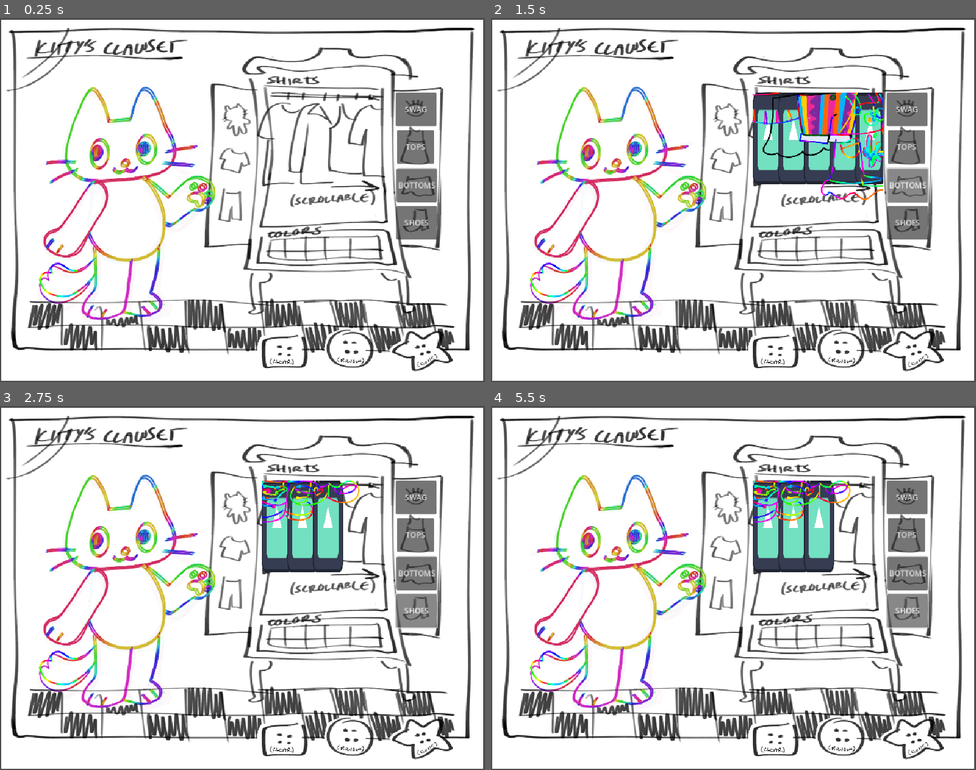
Above: before the commit, frames 1-4 (two rows, left to right).
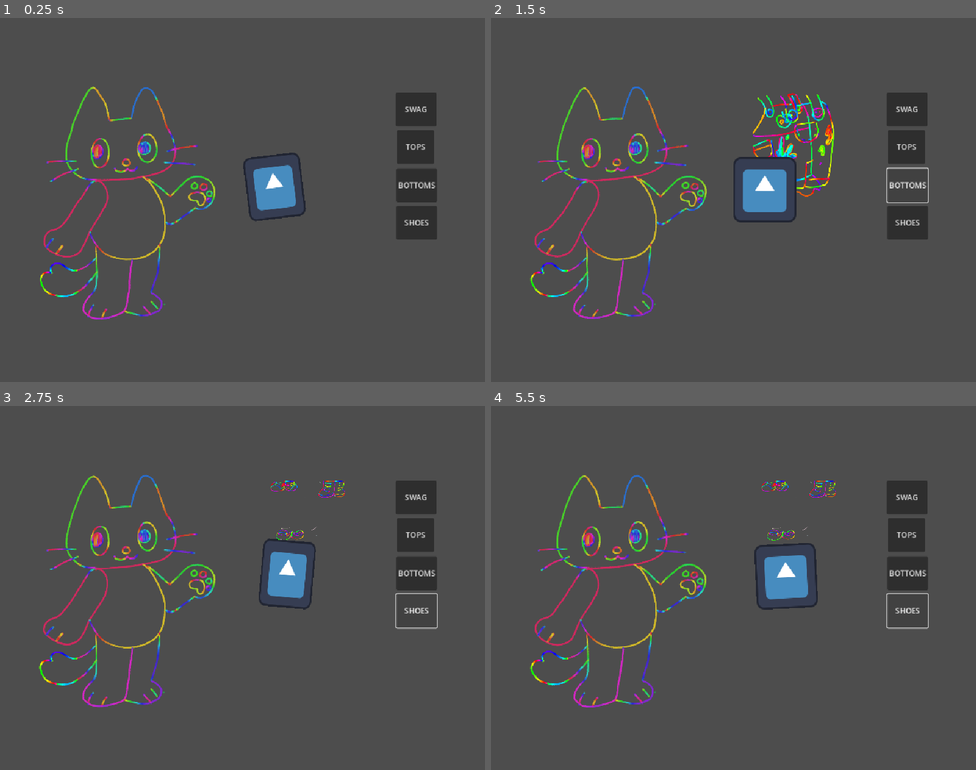
Above: after the commit, the same moments.

Repository: klon0a/girlsgame
Game: Godot game, scene res://main.tscn
Same seed, same stepped clock (60 frames per second), same inputs: the game is played once before the commit and once after it. The engine's default icon, where the game draws it, is replaced by a stand-in: a white triangle on a blue panel in a dark square.
Inputs:
- Up to frame 1 (0.25 s): no input
- Up to frame 2 (1.5 s): click "TOPS" at 0.5 s; click "BOTTOMS" at 1.25 s
- Up to frame 3 (2.75 s): click "SHOES" at 2 s
- Up to frame 4 (5.5 s): click "SWAG" at 2.75 s; click "TOPS" at 3.5 s; click "BOTTOMS" at 4.25 s; click "SHOES" at 5 s

The runs differ from the first frame. In frame 1, 90% of the frame differs, in the area x 0-100%, y 0-100%; in frame 2, 89%; in frame 3, 89%; in frame 4, 89%.

Commit message:
closet changes

Diff:
--- a/closet_shelves.gd
+++ b/closet_shelves.gd
@@ -1,5 +1,32 @@
 extends GridContainer
 class_name ClosetShelves
 
+@export var original_shelf_item : CoatHanger
+
+@onready var item_parent: GridContainer = self
+
+
+var shelf_items = []
+
+func _ready() -> void:
+	item_parent.remove_child(original_shelf_item);
+	pass
+
+func create_items(count : int):
+	for i in range(count):
+		var item_duplicate = original_shelf_item.duplicate()
+		shelf_items.append(item_duplicate)
+		item_parent.add_child(item_duplicate)
+		pass
+	pass
+
 func populate_shelves(_clothes_to_spawn : Array[PackedScene]):
+	for item : CoatHanger in shelf_items:
+		item.queue_free()
+	shelf_items = []
+
+	create_items(_clothes_to_spawn.size())
+
+	for i in range(_clothes_to_spawn.size()):
+		shelf_items[i].set_garment(_clothes_to_spawn[i])
 	pass
--- a/coat_hanger.gd
+++ b/coat_hanger.gd
@@ -2,13 +2,14 @@
 class_name CoatHanger
 
 var garment : Node2D
-
+@export var attach_point : Node2D
+@export_range(0.0, 1.0) var item_scale : float
 
 func set_garment(new_garment : PackedScene):
 	if garment != null:
 		garment.queue_free()
 	var instantiated_garment : Garment = new_garment.instantiate()
 	add_child(instantiated_garment)
-	instantiated_garment.scale = Vector2.ONE * 0.25
-	instantiated_garment.position = global_position - instantiated_garment.hang_point.global_position
+	instantiated_garment.scale = Vector2.ONE * item_scale
+	instantiated_garment.position = attach_point.global_position - instantiated_garment.hang_point.global_position
 	garment = instantiated_garment
--- /dev/null
+++ b/lineboil.gdshader
@@ -0,0 +1,21 @@
+shader_type canvas_item;
+uniform vec2 offset_amp = vec2(0.05);
+uniform sampler2D noise_texture;
+uniform float fps = 12.0;
+uniform vec2 tex_scale = vec2(3.0);
+
+float random (vec2 uv) {
+    return fract(sin(dot(uv.xy,
+        vec2(12.9898,78.233))) * 43758.5453123);
+}
+
+void fragment(){
+	float quant_time = round(TIME * fps);
+	vec2 texture_off = vec2(random(vec2(0.0, quant_time)), random(vec2(quant_time,0.0)));
+	vec2 noise_coord = (SCREEN_UV + texture_off) * tex_scale;
+	noise_coord.x = mod(noise_coord.x, 1.0);
+	noise_coord.y = mod(noise_coord.y, 1.0);
+	vec2 random_off = texture(noise_texture, noise_coord).rg - vec2(0.5);
+	COLOR = texture(TEXTURE, UV + random_off * offset_amp);
+	//vec2 random_offset = random(vec2(0.0, TIME))
+}
--- a/main.tscn
+++ b/main.tscn
@@ -1,29 +1,35 @@
-[gd_scene load_steps=27 format=3 uid="uid://dl6klrmnq36k7"]
+[gd_scene load_steps=36 format=3 uid="uid://dl6klrmnq36k7"]
 
 [ext_resource type="Texture2D" uid="uid://725v5mub0h7y" path="res://UI + Sprites/ui-mockup.png" id="1_ig7tw"]
-[ext_resource type="Script" path="res://kitty.gd" id="2_0xm2m"]
+[ext_resource type="Script" uid="uid://codila2y246ek" path="res://kitty.gd" id="2_0xm2m"]
 [ext_resource type="Script" uid="uid://c2l851gwr26t8" path="res://closet_scroll.gd" id="2_h2yge"]
-[ext_resource type="Script" path="res://ui_closet.gd" id="2_vivmo"]
-[ext_resource type="Script" path="res://coat_hanger.gd" id="3_7mycd"]
+[ext_resource type="Script" uid="uid://28stpxi8f5it" path="res://ui_closet.gd" id="2_vivmo"]
+[ext_resource type="Script" uid="uid://ddpc3guh275hc" path="res://coat_hanger.gd" id="3_7mycd"]
 [ext_resource type="PackedScene" uid="uid://dgicmg7dxudql" path="res://Clothes Scenes/bottom_keypants.tscn" id="3_vivmo"]
 [ext_resource type="PackedScene" uid="uid://de780hne3m2i" path="res://Clothes Scenes/bottom_longskirt.tscn" id="4_2cqfq"]
 [ext_resource type="Shader" uid="uid://da1p57i6u6pl5" path="res://recolor.gdshader" id="4_lquwl"]
 [ext_resource type="Texture2D" uid="uid://56eis13n6i4a" path="res://icon.svg" id="5_7mycd"]
 [ext_resource type="PackedScene" uid="uid://bk0x6pgx0glx3" path="res://Clothes Scenes/bottom_miniskirt.tscn" id="5_yaehf"]
 [ext_resource type="PackedScene" uid="uid://twh7e8iih2ys" path="res://Clothes Scenes/top_openbuttonup.tscn" id="6_1u8w0"]
-[ext_resource type="PackedScene" uid="uid://b13brkulrr03" path="res://Clothes Scenes/bottom_pants.tscn" id="6_074og"]
+[ext_resource type="PackedScene" path="res://Clothes Scenes/bottom_pants.tscn" id="6_074og"]
 [ext_resource type="PackedScene" uid="uid://bc576clwibeve" path="res://Clothes Scenes/top_poofyshirt.tscn" id="7_0odxb"]
 [ext_resource type="Texture2D" uid="uid://dwrrufw2dercl" path="res://Assets + Clothes/assets/placeholder/fullbody-kitty-rainbow.png" id="7_272bh"]
 [ext_resource type="PackedScene" uid="uid://cuqvx7qto160y" path="res://Clothes Scenes/shoe_boots.tscn" id="7_cegan"]
 [ext_resource type="PackedScene" uid="uid://cy5y14wa8uqak" path="res://Clothes Scenes/shoe_clogs.tscn" id="8_82xsv"]
 [ext_resource type="PackedScene" uid="uid://bd3ta75h2yfj8" path="res://Clothes Scenes/top_mouseyshirt.tscn" id="8_lswn8"]
-[ext_resource type="PackedScene" uid="uid://chsaoye1hyasr" path="res://Clothes Scenes/top_dress.tscn" id="9_getpj"]
+[ext_resource type="PackedScene" uid="uid://c5rjmffa2nkpi" path="res://Clothes Scenes/top_blouse.tscn" id="9_getpj"]
 [ext_resource type="PackedScene" uid="uid://pbfuehivb0cb" path="res://Clothes Scenes/top_shirt.tscn" id="10_ryguw"]
-[ext_resource type="PackedScene" uid="uid://dxekhdpmycd3x" path="res://Clothes Scenes/tops_poofybuttonup.tscn" id="13_getpj"]
-[ext_resource type="Script" path="res://closet_shelves.gd" id="14_2cqfq"]
-[ext_resource type="PackedScene" uid="uid://tt1qwk4wku81" path="res://Clothes Scenes/fullbody_overalldress.tscn" id="14_getpj"]
-[ext_resource type="PackedScene" uid="uid://csjqukuo4dk44" path="res://Clothes Scenes/fullbody_overalls.tscn" id="15_ryguw"]
-[ext_resource type="PackedScene" uid="uid://btrm5egd1ms02" path="res://Clothes Scenes/shoe_crocs.tscn" id="16_d13ii"]
+[ext_resource type="PackedScene" path="res://Clothes Scenes/tops_poofybuttonup.tscn" id="13_getpj"]
+[ext_resource type="Script" uid="uid://c1nsn7akupt5f" path="res://closet_shelves.gd" id="14_2cqfq"]
+[ext_resource type="PackedScene" path="res://Clothes Scenes/fullbody_overalldress.tscn" id="14_getpj"]
+[ext_resource type="PackedScene" path="res://Clothes Scenes/fullbody_overalls.tscn" id="15_ryguw"]
+[ext_resource type="PackedScene" path="res://Clothes Scenes/shoe_crocs.tscn" id="16_d13ii"]
+[ext_resource type="PackedScene" path="res://Clothes Scenes/accessory_earpiercings.tscn" id="18_xuqvo"]
+[ext_resource type="PackedScene" path="res://Clothes Scenes/accessory_hairbow.tscn" id="19_qsp4k"]
+[ext_resource type="PackedScene" path="res://Clothes Scenes/accessory_handbag.tscn" id="20_kq58d"]
+[ext_resource type="PackedScene" path="res://Clothes Scenes/accessory_necktie.tscn" id="21_seu75"]
+[ext_resource type="Shader" uid="uid://ckyxxmm1qet0u" path="res://lineboil.gdshader" id="28_qsp4k"]
+[ext_resource type="Script" uid="uid://b5opoqkhehgfa" path="res://wibbler.gd" id="30_kq58d"]
 
 [sub_resource type="ShaderMaterial" id="ShaderMaterial_5vw27"]
 shader = ExtResource("4_lquwl")
@@ -31,12 +37,30 @@
 shader_parameter/to = Color(0.447038, 0.878595, 0.757865, 1)
 shader_parameter/tolerance = 0.157
 
+[sub_resource type="FastNoiseLite" id="FastNoiseLite_qsp4k"]
+noise_type = 3
+fractal_octaves = 1
+
+[sub_resource type="NoiseTexture2D" id="NoiseTexture2D_kq58d"]
+seamless = true
+seamless_blend_skirt = 0.335
+as_normal_map = true
+noise = SubResource("FastNoiseLite_qsp4k")
+
+[sub_resource type="ShaderMaterial" id="ShaderMaterial_seu75"]
+shader = ExtResource("28_qsp4k")
+shader_parameter/offset_amp = Vector2(0.05, 0.05)
+shader_parameter/noise_texture = SubResource("NoiseTexture2D_kq58d")
+shader_parameter/fps = 5.0
+shader_parameter/tex_scale = Vector2(3, 3)
+
 [sub_resource type="RectangleShape2D" id="RectangleShape2D_272bh"]
 size = Vector2(615.288, 978.988)
 
 [node name="Main" type="Node2D"]
 
 [node name="Ui-mockup" type="Sprite2D" parent="."]
+visible = false
 position = Vector2(510.295, 383.25)
 scale = Vector2(0.508705, 0.507667)
 texture = ExtResource("1_ig7tw")
@@ -53,7 +77,7 @@
 bottoms_list = Array[PackedScene]([ExtResource("6_074og"), ExtResource("5_yaehf"), ExtResource("4_2cqfq"), ExtResource("3_vivmo")])
 fulls_list = Array[PackedScene]([ExtResource("14_getpj"), ExtResource("15_ryguw")])
 shoes_list = Array[PackedScene]([ExtResource("7_cegan"), ExtResource("8_82xsv"), ExtResource("16_d13ii")])
-accessories_list = Array[PackedScene]([ExtResource("13_getpj"), ExtResource("9_getpj"), ExtResource("10_ryguw")])
+accessories_list = Array[PackedScene]([ExtResource("18_xuqvo"), ExtResource("19_qsp4k"), ExtResource("20_kq58d"), ExtResource("21_seu75")])
 
 [node name="ClosetInside" type="Control" parent="UI Closet"]
 custom_minimum_size = Vector2(275, 280)
@@ -81,25 +105,52 @@
 [node name="HBoxContainer" type="HBoxContainer" parent="UI Closet/ClosetInside/ClosetScroll"]
 layout_mode = 2
 
-[node name="CoatHanger" type="Control" parent="UI Closet/ClosetInside/ClosetScroll/HBoxContainer"]
+[node name="CoatHanger" type="Control" parent="UI Closet/ClosetInside/ClosetScroll/HBoxContainer" node_paths=PackedStringArray("attach_point")]
 custom_minimum_size = Vector2(50, 200)
 layout_mode = 2
 script = ExtResource("3_7mycd")
+attach_point = NodePath("AttachPoint")
+item_scale = 0.25
 
 [node name="Icon" type="Sprite2D" parent="UI Closet/ClosetInside/ClosetScroll/HBoxContainer/CoatHanger"]
+visible = false
 material = SubResource("ShaderMaterial_5vw27")
 scale = Vector2(0.5, 1.5)
 texture = ExtResource("5_7mycd")
 offset = Vector2(64, 64)
 
-[node name="ClosetShelves" type="GridContainer" parent="UI Closet/ClosetInside"]
+[node name="AttachPoint" type="Marker2D" parent="UI Closet/ClosetInside/ClosetScroll/HBoxContainer/CoatHanger"]
+position = Vector2(31, 4)
+
+[node name="ClosetShelves" type="GridContainer" parent="UI Closet/ClosetInside" node_paths=PackedStringArray("original_shelf_item")]
+clip_contents = true
+layout_direction = 2
 layout_mode = 1
 anchors_preset = 15
 anchor_right = 1.0
 anchor_bottom = 1.0
 grow_horizontal = 2
 grow_vertical = 2
+columns = 2
 script = ExtResource("14_2cqfq")
+original_shelf_item = NodePath("Shelf CoatHanger")
+
+[node name="Shelf CoatHanger" type="Control" parent="UI Closet/ClosetInside/ClosetShelves" node_paths=PackedStringArray("attach_point")]
+custom_minimum_size = Vector2(100, 100)
+layout_mode = 2
+script = ExtResource("3_7mycd")
+attach_point = NodePath("AttachPoint")
+item_scale = 0.1
+
+[node name="Icon" type="Sprite2D" parent="UI Closet/ClosetInside/ClosetShelves/Shelf CoatHanger"]
+visible = false
+material = SubResource("ShaderMaterial_5vw27")
+scale = Vector2(0.781, 0.781)
+texture = ExtResource("5_7mycd")
+offset = Vector2(64, 64)
+
+[node name="AttachPoint" type="Marker2D" parent="UI Closet/ClosetInside/ClosetShelves/Shelf CoatHanger"]
+position = Vector2(50, 0)
 
 [node name="ColorButtons" type="Control" parent="UI Closet"]
 anchors_preset = 0
@@ -154,6 +205,7 @@
 script = ExtResource("2_0xm2m")
 
 [node name="Body" type="Sprite2D" parent="Kitty"]
+material = SubResource("ShaderMaterial_seu75")
 position = Vector2(-80.5968, -66.9731)
 scale = Vector2(0.594129, 0.594129)
 texture = ExtResource("7_272bh")
@@ -165,6 +217,17 @@
 [node name="CollisionShape2D" type="CollisionShape2D" parent="Kitty/Area2D"]
 position = Vector2(-73.7167, -67.958)
 shape = SubResource("RectangleShape2D_272bh")
+
+[node name="Icon" type="Sprite2D" parent="."]
+position = Vector2(601, 359)
+texture = ExtResource("5_7mycd")
+script = ExtResource("30_kq58d")
+scale_wobble = Vector2(0.25, 0.25)
+scale_speed = 20.0
+pos_wobble = Vector2(50, 50)
+pos_speed = 5.0
+rot_wobble = 0.25
+rot_speed = 5.0
 
 [connection signal="pressed" from="UI Closet/TypeButtons/TopsCategory" to="UI Closet" method="_on_tops_category_pressed"]
 [connection signal="pressed" from="UI Closet/TypeButtons/BottomsCategory" to="UI Closet" method="_on_bottoms_category_pressed"]
--- a/ui_closet.gd
+++ b/ui_closet.gd
@@ -22,15 +22,14 @@
 
 		# make the right ones visible
 		match _category:
-			Closet.CATEGORY.TOPS or Closet.CATEGORY.BOTTOMS:
+			Closet.CATEGORY.TOPS, Closet.CATEGORY.BOTTOMS:
 				closet_scroll.visible = true
 				closet_shelves.visible = false
 				pass
 
-			Closet.CATEGORY.SHOES or Closet.CATEGORY.ACCESSORIES:
-				#closet_scroll.visible = false
-				closet_scroll.visible = true
-				#closet_shelves.visible = true
+			Closet.CATEGORY.SHOES, Closet.CATEGORY.ACCESSORIES:
+				closet_scroll.visible = false
+				closet_shelves.visible = true
 				pass
 
 		match _category:
@@ -46,10 +45,10 @@
 				pass
 
 			Closet.CATEGORY.SHOES:
-				closet_scroll.populate_coathangers(shoes_list)
+				closet_shelves.populate_shelves(shoes_list)
 				pass
 			Closet.CATEGORY.ACCESSORIES:
-				closet_scroll.populate_coathangers(accessories_list)
+				closet_shelves.populate_shelves(accessories_list)
 				pass
 
 
--- /dev/null
+++ b/wibbler.gd
@@ -0,0 +1,34 @@
+
+extends Node2D
+
+var noise = FastNoiseLite.new()
+var time = 0.0
+@export var scale_wobble : Vector2 = Vector2.ONE * 0.1
+@export var scale_speed : float = 0.25
+@export var pos_wobble : Vector2 = Vector2.ONE * 10.0
+@export var pos_speed : float = 0.5
+@export var rot_wobble : float = 0.05
+@export var rot_speed : float = 0.5
+@onready var def_scale = scale
+@onready var def_pos = position
+
+
+func _ready():
+	randomize()
+	noise.seed = randi()
+	noise.fractal_octaves = 3
+	noise.frequency = 0.1
+	noise.fractal_lacunarity = 0.7
+
+
+
+func _process(delta):
+	time += delta
+	scale.x = def_scale.x * (1.0 + noise.get_noise_2d(time * scale_speed, 0) * scale_wobble.x)
+	scale.y = def_scale.y * (1.0 + noise.get_noise_2d(0, time * scale_speed) * scale_wobble.y)
+
+	position.x = def_pos.x + noise.get_noise_2d(time * pos_speed, 100) * pos_wobble.x
+	position.y = def_pos.y + noise.get_noise_2d(100, time * pos_speed) * pos_wobble.y
+
+	rotation = noise.get_noise_2d(200, time * rot_speed) * rot_wobble
+	pass
Not shown, added: lineboil.gdshader.uid
Not shown, added: wibbler.gd.uid
